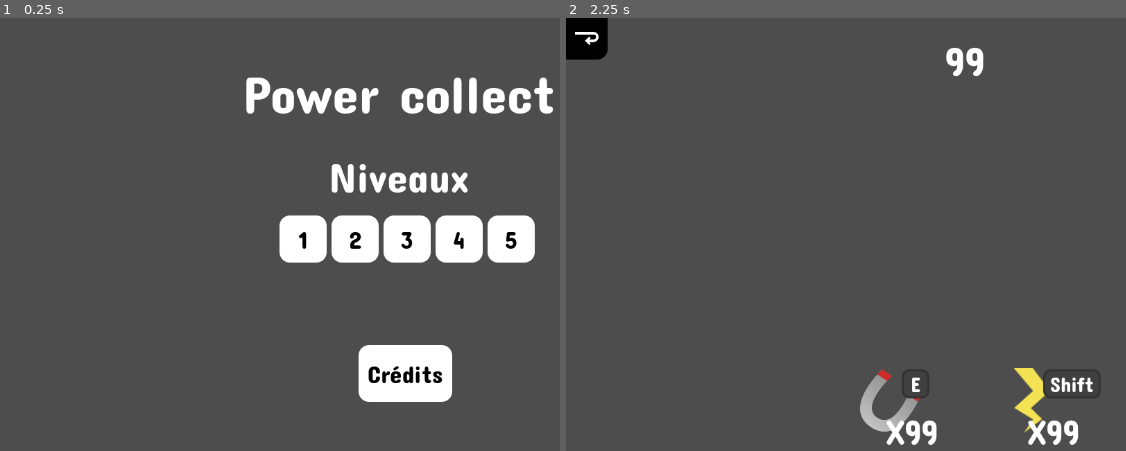
Above: before the commit, frames 1-2 (left to right).
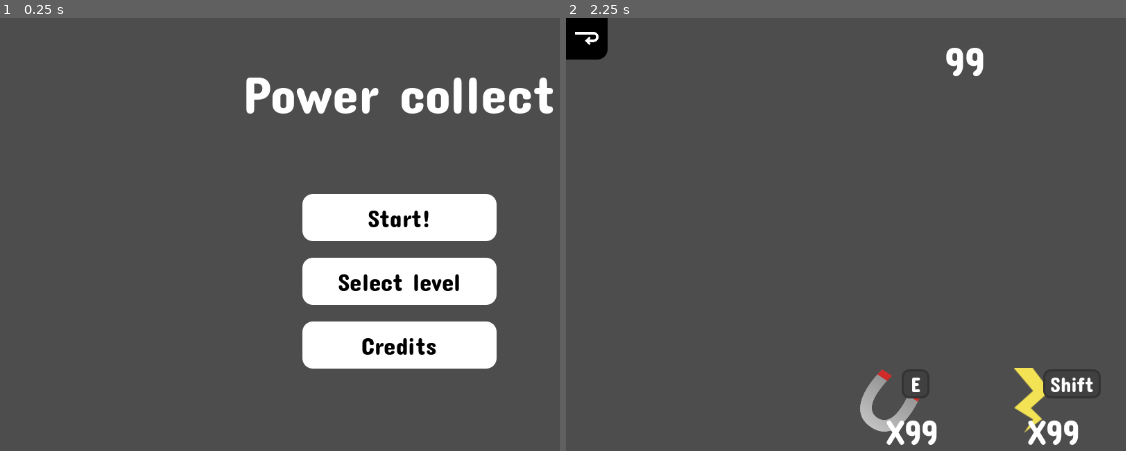
Above: after the commit, the same moments.

Repository: Sergueille/Collector
Game: Godot game, scene res://UI/menu_ui.tscn
The game is run twice, just before and just after one commit, with the same random seed, the same clock (stepped at 60 frames per second) and the same inputs.
Inputs (mouse positions are in pixels of both pictures, inside the frame that each line leads up to):
- Up to frame 1 (0.25 s): no input
- Up to frame 2 (2.25 s): click "1" (after the commit: "Start!") at 0.5 s; click (588, 39) at 1.25 s; click (918, 238) at 2 s, where only the run before the commit has a clickable "2"

The runs differ from the first frame. In frame 1, 13% of the frame differs, in the area x 49-96%, y 33-89%; in frame 2, nothing differs.

Commit message:
Changed menus

Diff:
--- a/UI/control.gd
+++ b/UI/control.gd
@@ -9,6 +9,9 @@
 #	parser.createMapFromFile("niveau1.txt")
 	get_tree().change_scene_to_file("res://UI/ingame_ui.tscn")
 
+func _go_to_levels_screen() -> void:
+	get_tree().change_scene_to_file("res://UI/level_selection.tscn")
+
 
 func _on_play_button_2_pressed() -> void:
 	get_tree().change_scene_to_file("res://UI/ingame_ui.tscn")
@@ -16,3 +19,10 @@
 
 func _on_credit_button_pressed() -> void:
 	get_tree().change_scene_to_file("res://UI/credit/credit_ui.tscn")
+
+func _go_to_main_menu() -> void:
+	get_tree().change_scene_to_file("res://UI/menu_ui.tscn")
+
+
+func _on_levels_pressed() -> void:
+	pass # Replace with function body.
--- a/UI/general_theme.tres
+++ b/UI/general_theme.tres
@@ -59,3 +59,7 @@
 Button/styles/hover_pressed = SubResource("StyleBoxFlat_srd1v")
 Button/styles/normal = SubResource("StyleBoxFlat_qces7")
 Button/styles/pressed = SubResource("StyleBoxFlat_dc8b5")
+MarginContainer/constants/margin_bottom = 10
+MarginContainer/constants/margin_left = 10
+MarginContainer/constants/margin_right = 10
+MarginContainer/constants/margin_top = 10
--- a/UI/ingame_ui.gd
+++ /dev/null
@@ -1,4 +0,0 @@
-extends Control
-
-
-@export var items: Array[InventoryItem]
--- a/UI/ingame_ui.tscn
+++ b/UI/ingame_ui.tscn
@@ -1,6 +1,6 @@
-[gd_scene load_steps=9 format=3 uid="uid://0ghb8n7ykg2l"]
+[gd_scene load_steps=10 format=3 uid="uid://0ghb8n7ykg2l"]
 
-[ext_resource type="Script" uid="uid://dfkrwqeafaq3l" path="res://UI/ingame_ui.gd" id="1_jjenp"]
+[ext_resource type="Script" uid="uid://dfkrwqeafaq3l" path="res://UI/level_selection.gd" id="1_jjenp"]
 [ext_resource type="Theme" uid="uid://bprlrvabch0qk" path="res://UI/theme.tres" id="1_mjlmo"]
 [ext_resource type="Texture2D" uid="uid://bp2vmhjbfkjfg" path="res://sprites/magnet.svg" id="2_8d257"]
 [ext_resource type="PackedScene" uid="uid://bleuowoor1sc2" path="res://UI/inventory_item.tscn" id="2_mjlmo"]
--- /dev/null
+++ b/UI/level_selection.tscn
@@ -0,0 +1,92 @@
+[gd_scene load_steps=4 format=3 uid="uid://b76118bhlw7up"]
+
+[ext_resource type="Theme" uid="uid://bprlrvabch0qk" path="res://UI/theme.tres" id="1_uk4tb"]
+[ext_resource type="Script" uid="uid://d1wun27dk8f5o" path="res://UI/control.gd" id="2_sq6jl"]
+[ext_resource type="Theme" uid="uid://m1chhbmd1cxr" path="res://UI/general_theme.tres" id="3_i7e4u"]
+
+[node name="IngameUI" type="Control"]
+layout_mode = 3
+anchors_preset = 15
+anchor_right = 1.0
+anchor_bottom = 1.0
+grow_horizontal = 2
+grow_vertical = 2
+script = ExtResource("2_sq6jl")
+
+[node name="Label" type="Label" parent="."]
+layout_mode = 1
+anchors_preset = -1
+anchor_left = 0.5
+anchor_right = 0.5
+offset_left = -574.0
+offset_top = 57.0
+offset_right = 573.0
+offset_bottom = 160.0
+theme = ExtResource("1_uk4tb")
+theme_override_font_sizes/font_size = 50
+text = "Level selection"
+horizontal_alignment = 1
+vertical_alignment = 1
+
+[node name="GridContainer" type="GridContainer" parent="."]
+layout_mode = 1
+anchors_preset = -1
+anchor_left = 0.5
+anchor_top = 0.5
+anchor_right = 0.5
+anchor_bottom = 0.5
+offset_left = -250.0
+offset_top = -106.0
+offset_right = 250.0
+offset_bottom = 179.0
+grow_horizontal = 2
+grow_vertical = 2
+columns = 5
+
+[node name="PlayButton1" type="Button" parent="GridContainer"]
+custom_minimum_size = Vector2(70, 70)
+layout_mode = 2
+theme = ExtResource("3_i7e4u")
+text = "1"
+
+[node name="PlayButton2" type="Button" parent="GridContainer"]
+custom_minimum_size = Vector2(70, 70)
+layout_mode = 2
+theme = ExtResource("3_i7e4u")
+text = "2"
+
+[node name="PlayButton3" type="Button" parent="GridContainer"]
+custom_minimum_size = Vector2(70, 70)
+layout_mode = 2
+theme = ExtResource("3_i7e4u")
+text = "3"
+
+[node name="PlayButton4" type="Button" parent="GridContainer"]
+custom_minimum_size = Vector2(70, 70)
+layout_mode = 2
+theme = ExtResource("3_i7e4u")
+text = "4"
+
+[node name="PlayButton5" type="Button" parent="GridContainer"]
+custom_minimum_size = Vector2(70, 70)
+layout_mode = 2
+theme = ExtResource("3_i7e4u")
+text = "5"
+
+[node name="CreditButton" type="Button" parent="."]
+layout_mode = 1
+anchors_preset = -1
+anchor_left = 0.5
+anchor_top = 1.0
+anchor_right = 0.5
+anchor_bottom = 1.0
+offset_left = -80.0
+offset_top = -109.0
+offset_right = 80.0
+offset_bottom = -41.0
+grow_horizontal = 2
+grow_vertical = 0
+theme = ExtResource("3_i7e4u")
+text = "Back"
+
+[connection signal="pressed" from="CreditButton" to="." method="_go_to_main_menu"]
--- a/UI/menu_ui.tscn
+++ b/UI/menu_ui.tscn
@@ -11,6 +11,7 @@
 anchor_bottom = 1.0
 grow_horizontal = 2
 grow_vertical = 2
+script = ExtResource("2_bh1w4")
 
 [node name="Label" type="Label" parent="."]
 layout_mode = 1
@@ -27,94 +28,50 @@
 horizontal_alignment = 1
 vertical_alignment = 1
 
-[node name="Label" type="Label" parent="Label"]
+[node name="Buttons" type="VBoxContainer" parent="."]
 layout_mode = 1
 anchors_preset = -1
 anchor_left = 0.5
+anchor_top = 0.5
 anchor_right = 0.5
-offset_left = -574.0
-offset_top = 131.0
-offset_right = 573.0
-offset_bottom = 214.0
-theme = ExtResource("1_jjnuu")
-theme_override_font_sizes/font_size = 60
-text = "Niveaux"
-horizontal_alignment = 1
-vertical_alignment = 1
+anchor_bottom = 0.5
+offset_left = -150.0
+offset_top = -80.0
+offset_right = 150.0
+offset_bottom = 200.0
+grow_horizontal = 2
+grow_vertical = 2
 
-[node name="HBoxContainer" type="HBoxContainer" parent="."]
-layout_mode = 1
-anchors_preset = -1
-anchor_top = 1.0
-anchor_right = 1.0
-anchor_bottom = 1.0
-offset_top = -363.0
-offset_right = -296.0
-offset_bottom = -228.0
-alignment = 1
+[node name="MarginContainer" type="MarginContainer" parent="Buttons"]
+layout_mode = 2
+size_flags_vertical = 0
+theme = ExtResource("3_rfjxj")
 
-[node name="Control" type="Control" parent="HBoxContainer"]
-custom_minimum_size = Vector2(50, 0)
+[node name="PlayButton1" type="Button" parent="Buttons/MarginContainer"]
 layout_mode = 2
-script = ExtResource("2_bh1w4")
+theme = ExtResource("3_rfjxj")
+text = "Start!"
 
-[node name="PlayButton1" type="Button" parent="HBoxContainer/Control"]
-layout_mode = 0
-offset_right = 68.0
-offset_bottom = 68.0
+[node name="MarginContainer3" type="MarginContainer" parent="Buttons"]
+layout_mode = 2
+size_flags_vertical = 0
 theme = ExtResource("3_rfjxj")
-text = "1"
 
-[node name="PlayButton2" type="Button" parent="HBoxContainer/Control"]
-custom_minimum_size = Vector2(50, 50)
-layout_mode = 0
-offset_left = 75.0
-offset_right = 143.0
-offset_bottom = 68.0
+[node name="Levels" type="Button" parent="Buttons/MarginContainer3"]
+layout_mode = 2
 theme = ExtResource("3_rfjxj")
-text = "2"
+text = "Select level"
 
-[node name="PlayButton3" type="Button" parent="HBoxContainer/Control"]
-layout_mode = 0
-offset_left = 150.0
-offset_right = 218.0
-offset_bottom = 68.0
+[node name="MarginContainer2" type="MarginContainer" parent="Buttons"]
+layout_mode = 2
+size_flags_vertical = 0
 theme = ExtResource("3_rfjxj")
-text = "3"
 
-[node name="PlayButton4" type="Button" parent="HBoxContainer/Control"]
-layout_mode = 0
-offset_left = 225.0
-offset_right = 293.0
-offset_bottom = 68.0
+[node name="CreditButton" type="Button" parent="Buttons/MarginContainer2"]
+layout_mode = 2
 theme = ExtResource("3_rfjxj")
-text = "4"
+text = "Credits"
 
-[node name="PlayButton5" type="Button" parent="HBoxContainer/Control"]
-layout_mode = 0
-offset_left = 300.0
-offset_right = 368.0
-offset_bottom = 68.0
-theme = ExtResource("3_rfjxj")
-text = "5"
-
-[node name="CreditContainer" type="HBoxContainer" parent="."]
-layout_mode = 0
-offset_top = 472.0
-offset_right = 1035.0
-offset_bottom = 624.0
-alignment = 1
-
-[node name="CreditControl" type="Control" parent="CreditContainer"]
-layout_mode = 2
-
-[node name="CreditButton" type="Button" parent="CreditContainer/CreditControl"]
-layout_mode = 0
-offset_right = 133.0
-offset_bottom = 82.0
-theme = ExtResource("3_rfjxj")
-text = "Crédits"
-
-[connection signal="pressed" from="HBoxContainer/Control/PlayButton1" to="HBoxContainer/Control" method="_on_play_button_1_pressed"]
-[connection signal="pressed" from="HBoxContainer/Control/PlayButton2" to="HBoxContainer/Control" method="_on_play_button_2_pressed"]
-[connection signal="pressed" from="CreditContainer/CreditControl/CreditButton" to="HBoxContainer/Control" method="_on_credit_button_pressed"]
+[connection signal="pressed" from="Buttons/MarginContainer/PlayButton1" to="." method="_on_play_button_1_pressed"]
+[connection signal="pressed" from="Buttons/MarginContainer3/Levels" to="." method="_go_to_levels_screen"]
+[connection signal="pressed" from="Buttons/MarginContainer2/CreditButton" to="." method="_on_credit_button_pressed"]
--- a/nature.tres
+++ b/nature.tres
@@ -6,7 +6,7 @@
 [resource]
 script = ExtResource("1_m0s1j")
 tileset = ExtResource("2_o5j1j")
-tiles_full = Array[Vector2i]([Vector2i(3, 0), Vector2i(0, 1), Vector2i(1, 1), Vector2i(2, 0)])
+tiles_full = Array[Vector2i]([Vector2i(3, 0), Vector2i(0, 1), Vector2i(1, 1), Vector2i(2, 1)])
 tiles_bl = Array[Vector2i]([Vector2i(2, 0)])
 tiles_br = Array[Vector2i]([Vector2i(1, 2)])
 tiles_tl = Array[Vector2i]([Vector2i(3, 1)])
Not shown, removed: UI/ingame_ui.gd.uid
